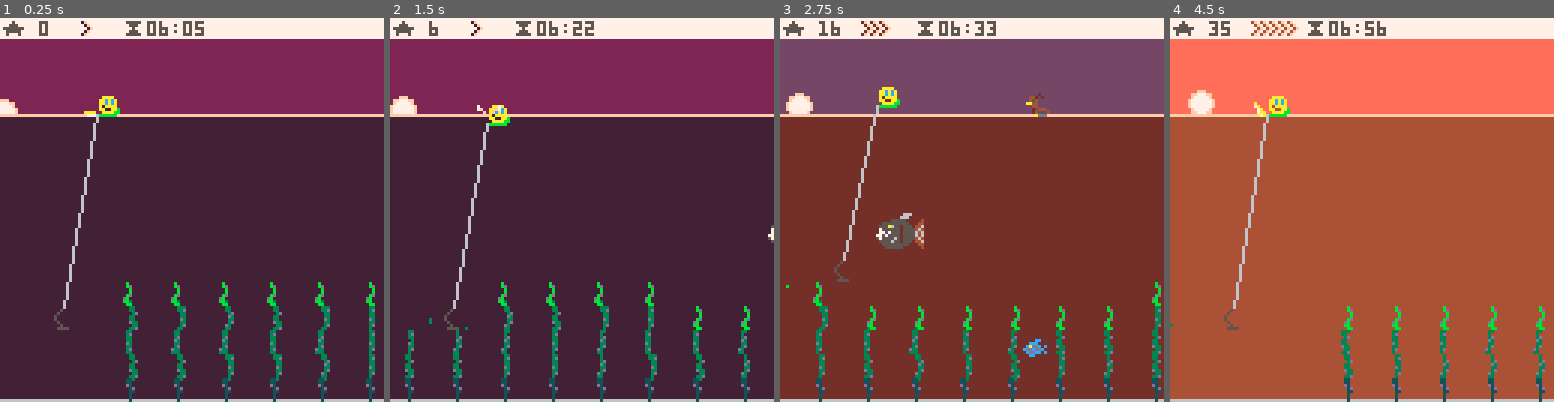
Above: before the commit, frames 1-4 (left to right).
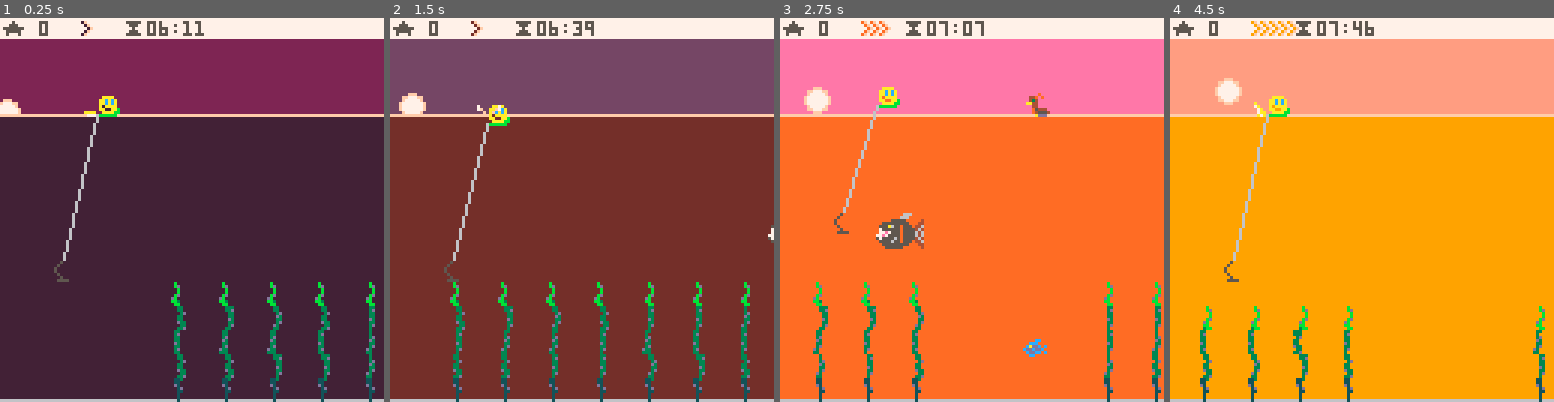
Above: after the commit, the same moments.

Repository: broquaint/pico8-carts
Game: PICO-8 cartridge eggjam18.p8
Two runs of this game, one before a commit and one after it. Both use one fixed random seed, a clock stepped at 60 frames per second and the inputs below.
Inputs:
- Up to frame 1 (0.25 s): no input
- Up to frame 2 (1.5 s): tap X (X key) at 0.33, 1.07 s; tap O (Z key) at 0.7 s
- Up to frame 3 (2.75 s): hold Right 1.6-2.1 s; tap O (Z key) at 1.7, 2.1, 2.5 s; tap X (X key) at 1.85 s; hold Up 2.15-2.42 s; hold Right from 2.47 s (still down)
- Up to frame 4 (4.5 s): tap O (Z key) every 0.4 s from 2.9 to 4.1 s; tap X (X key) at 2.97, 4.08 s; release Right at 3.03 s; hold Left 3.08-3.58 s; hold Down 3.63-3.97 s; hold Right from 4.02 s (still down)

The runs differ from the first frame. In frame 1, 2.0% of the frame differs, in the area x 0-98%, y 0-100%; in frame 2, 91%; in frame 3, 91%; in frame 4, 93%, in the area x 0-100%, y 0-100%.

Commit message:
Make lake bed more interesting
Now instead of just gathering all seaweed there's also sprouting
seaweed which can/should be avoided.

Diff:
--- a/eggjam18.p8
+++ b/eggjam18.p8
@@ -32,6 +32,76 @@
 SEAWEED_SPROUT = 'sprout'
 
 lakebed = {}
+function init_lakebed()
+      function make_sw_sprite(sw_x,s)
+      return {x=sw_x,sprite=s}
+   end
+   if #lakebed > 0 then
+      debug('regrowing lakebed e.g ',lakebed[1])
+      for sw in all(lakebed) do
+         -- Unpicked seaweed grows
+         if sw.status == SEAWEED__FRESH then
+            sw.sprites[#sw.sprites] = make_sw_sprite(sw.x, rnd({17,18,19}))
+            sw.height = min(7, sw.height+1)
+            add(sw.sprites, make_sw_sprite(sw.x, 16))
+            -- Add the tip back to picked seaweed
+         elseif sw.status == SEAWEED_PICKED then
+            sw.height = min(7, sw.height+1)
+            sw.sprites[#sw.sprites] = make_sw_sprite(sw.x, 16)
+            sw.status = SEAWEED__FRESH
+         -- Pruned seaweed gets a new shoot
+         elseif sw.status == SEAWEED_PRUNED then
+            sw.height+=1
+            sw.sprites[sw.height] = make_sw_sprite(sw.x, 32)
+            sw.status = SEAWEED_SPROUT
+         -- Have sprout turn back into a fresh pickable seaweed
+         elseif sw.status == SEAWEED_SPROUT then
+            sw.sprites[sw.height] = make_sw_sprite(sw.x, 16)
+            sw.status = SEAWEED__FRESH
+         -- Won't regrow, a terminal state (for now)
+         elseif sw.status == SEAWEED_ROUTED then
+            sw.height = 1
+            sw.sprites[1] = make_sw_sprite(sw.x, 36)
+            -- sw.status = SEAWEED_PRUNED
+         end
+      end
+   else
+      -- lakebed_seaweed defined in from eggjam18_lakebed
+      for i,t in pairs(lakebed_seaweed) do
+         local sw_x = 48 + (16 * i)
+         local sprites = {make_sw_sprite(sw_x, 20)}
+         for i = 2,(t.height-1) do
+            add(sprites, make_sw_sprite(sw_x, rnd({17,18,19})))
+         end
+         add(sprites, make_sw_sprite(sw_x, t.status == 'fresh' and 16 or 32))
+         local sw = make_obj({
+                   x = sw_x,
+                   height = t.height,
+                   status = t.status,
+                   sprites = sprites,
+         })
+         add(lakebed, sw)
+      end
+   end
+
+   for sw in all(lakebed) do
+      if sw.status != 'empty' then
+         animate_obj(sw, function(obj)
+                        local orig_x = obj.x
+                        while obj.height > 0 do
+                           for i,s in pairs(obj.sprites) do
+                              if s.x > (cam.x-8) and s.x < (cam.x+127) and nth_frame(i*30) and s.sprite != 20 then
+                                 -- This is very boring, but it's fine.
+                                 s.x = s.x != orig_x and orig_x or s.x+(i % 2 == 0 and 1 or -1)
+                              end
+                           end
+                           yield()
+                        end
+            end)
+         end
+   end
+end
+
 function init_day()
    g_anims = {}
    frame_count = 0
@@ -55,7 +125,7 @@
    })
    net = make_obj({
          x = 16,
-         y = WATER_LINE + 64,
+         y = WATER_LINE + 48,
          sprite = 1,
          move_dir = 0,
          speed_x = 0,
@@ -113,7 +183,7 @@
    })
    animate_obj(sun, function(obj)
                   while sun.minute < (60*12) do
-                     if nth_frame(30) then
+                     if nth_frame(15) then
                         sun.minute += (60*12)/128
                         sun.x      += 1
                         if sun.x < 64 then
@@ -126,73 +196,7 @@
                   end
    end)
 
-   function make_sw_sprite(sw_x,s)
-      return {x=sw_x,sprite=s}
-   end
-   if #lakebed > 0 then
-      debug('regrowing lakebed e.g ',lakebed[1])
-      for sw in all(lakebed) do
-         -- Unpicked seaweed grows
-         if sw.status == SEAWEED__FRESH then
-            sw.sprites[#sw.sprites] = make_sw_sprite(sw.x, rnd({17,18,19}))
-            sw.height = min(7, sw.height+1)
-            add(sw.sprites, make_sw_sprite(sw.x, 16))
-            -- Add the tip back to picked seaweed
-         elseif sw.status == SEAWEED_PICKED then
-            sw.height = min(7, sw.height+1)
-            sw.sprites[#sw.sprites] = make_sw_sprite(sw.x, 16)
-            sw.status = SEAWEED__FRESH
-         -- Pruned seaweed gets a new shoot
-         elseif sw.status == SEAWEED_PRUNED then
-            sw.height+=1
-            sw.sprites[sw.height] = make_sw_sprite(sw.x, 32)
-            sw.status = SEAWEED_SPROUT
-         -- Have sprout turn back into a fresh pickable seaweed
-         elseif sw.status == SEAWEED_SPROUT then
-            sw.sprites[sw.height] = make_sw_sprite(sw.x, 16)
-            sw.status = SEAWEED__FRESH
-         -- Won't regrow, a terminal state (for now)
-         elseif sw.status == SEAWEED_ROUTED then
-            sw.height = 1
-            sw.sprites[1] = make_sw_sprite(sw.x, 36)
-            -- sw.status = SEAWEED_PRUNED
-         end
-      end
-   else
-      -- lakebed_seaweed defined in from eggjam18_lakebed
-      for i,t in pairs(lakebed_seaweed) do
-         local sw_x = 32 + (16 * i)
-         local sprites = {make_sw_sprite(sw_x, 20)}
-         for i = 2,(t.height-1) do
-            add(sprites, make_sw_sprite(sw_x, rnd({17,18,19})))
-         end
-         add(sprites, make_sw_sprite(sw_x, 16))
-         local sw = make_obj({
-                   x = sw_x,
-                   height = t.height,
-                   status = t.status,
-                   sprites = sprites,
-         })
-         add(lakebed, sw)
-      end
-   end
-
-   for sw in all(lakebed) do
-      if sw.status != 'empty' then
-         animate_obj(sw, function(obj)
-                        local orig_x = obj.x
-                        while obj.height > 0 do
-                           for i,s in pairs(obj.sprites) do
-                              if s.x > (cam.x-8) and s.x < (cam.x+127) and nth_frame(i*30) and s.sprite != 20 then
-                                 -- This is very boring, but it's fine.
-                                 s.x = s.x != orig_x and orig_x or s.x+(i % 2 == 0 and 1 or -1)
-                              end
-                           end
-                           yield()
-                        end
-            end)
-         end
-   end
+   init_lakebed()
 
    splashes = {}
    gather_particles = {}
@@ -291,7 +295,7 @@
    frame_count += 1
    run_animations()
 
-   if not(sun.minute < (60*4)) then
+   if not(sun.minute < (60*12)) then
       init_day()
    end
 
--- a/eggjam18_lakebed.lua
+++ b/eggjam18_lakebed.lua
@@ -1,134 +1,181 @@
+function fresh_sw(h)
+   return {height=h,status='fresh'}
+end
+function sprout_sw(h)
+   return {height=h,status='sprout'}
+end
+function empty_sw()
+   return {height=0,status='empty'}
+end
+
 lakebed_seaweed = {
-   {height=5,status='fresh'},
-   {height=5,status='fresh'},
-   {height=5,status='fresh'},
-   {height=5,status='fresh'},
-   {height=5,status='fresh'},
-   {height=5,status='fresh'},
-   {height=4,status='fresh'},
-   {height=4,status='fresh'},
-   {height=4,status='fresh'},
-   {height=4,status='fresh'},
-   {height=4,status='fresh'},
-   {height=4,status='fresh'},
-   {height=5,status='fresh'},
-   {height=5,status='fresh'},
-   {height=4,status='fresh'},
-   {height=4,status='fresh'},
-   {height=5,status='fresh'},
-   {height=5,status='fresh'},
-   {height=0,status='empty'},
-   {height=0,status='empty'},
-   {height=0,status='empty'},
-   {height=4,status='fresh'},
-   {height=4,status='fresh'},
-   {height=4,status='fresh'},
-   {height=4,status='fresh'},
-   {height=4,status='fresh'},
-   {height=4,status='fresh'},
-   {height=3,status='fresh'},
-   {height=3,status='fresh'},
-   {height=4,status='fresh'},
-   {height=4,status='fresh'},
-   {height=3,status='fresh'},
-   {height=3,status='fresh'},
-   {height=0,status='empty'},
-   {height=0,status='empty'},
-   {height=0,status='empty'},
-   {height=5,status='fresh'},
-   {height=5,status='fresh'},
-   {height=4,status='fresh'},
-   {height=4,status='fresh'},
-   {height=5,status='fresh'},
-   {height=5,status='fresh'},
-   {height=4,status='fresh'},
-   {height=4,status='fresh'},
-   {height=5,status='fresh'},
-   {height=5,status='fresh'},
-   {height=4,status='fresh'},
-   {height=4,status='fresh'},
-   {height=3,status='fresh'},
-   {height=3,status='fresh'},
-   {height=2,status='fresh'},
-   {height=2,status='fresh'},
-   {height=3,status='fresh'},
-   {height=3,status='fresh'},
-   {height=3,status='fresh'},
-   {height=2,status='fresh'},
-   {height=2,status='fresh'},
-   {height=2,status='fresh'},
-   {height=2,status='fresh'},
-   {height=3,status='fresh'},
-   {height=0,status='empty'},
-   {height=0,status='empty'},
-   {height=0,status='empty'},
-   {height=2,status='fresh'},
-   {height=3,status='fresh'},
-   {height=4,status='fresh'},
-   {height=5,status='fresh'},
-   {height=5,status='fresh'},
-   {height=5,status='fresh'},
-   {height=4,status='fresh'},
-   {height=3,status='fresh'},
-   {height=2,status='fresh'},
-   {height=0,status='empty'},
-   {height=0,status='empty'},
-   {height=3,status='fresh'},
-   {height=3,status='fresh'},
-   {height=3,status='fresh'},
-   {height=4,status='fresh'},
-   {height=4,status='fresh'},
-   {height=5,status='fresh'},
-   {height=5,status='fresh'},
-   {height=0,status='empty'},
-   {height=2,status='fresh'},
-   {height=2,status='fresh'},
-   {height=0,status='empty'},
-   {height=0,status='empty'},
-   {height=4,status='fresh'},
-   {height=5,status='fresh'},
-   {height=0,status='empty'},
-   {height=4,status='fresh'},
-   {height=5,status='fresh'},
-   {height=0,status='empty'},
-   {height=4,status='fresh'},
-   {height=5,status='fresh'},
-   {height=5,status='fresh'},
-   {height=5,status='fresh'},
-   {height=0,status='empty'},
-   {height=0,status='empty'},
-   {height=0,status='empty'},
-   {height=2,status='fresh'},
-   {height=2,status='fresh'},
-   {height=3,status='fresh'},
-   {height=3,status='fresh'},
-   {height=4,status='fresh'},
-   {height=5,status='fresh'},
-   {height=6,status='fresh'},
-   {height=5,status='fresh'},
-   {height=4,status='fresh'},
-   {height=3,status='fresh'},
-   {height=3,status='fresh'},
-   {height=2,status='fresh'},
-   {height=2,status='fresh'},
-   {height=0,status='empty'},
-   {height=0,status='empty'},
-   {height=0,status='empty'},
-   {height=2,status='fresh'},
-   {height=3,status='fresh'},
-   {height=2,status='fresh'},
-   {height=3,status='fresh'},
-   {height=2,status='fresh'},
-   {height=3,status='fresh'},
-   {height=2,status='fresh'},
-   {height=4,status='fresh'},
-   {height=4,status='fresh'},
-   {height=2,status='fresh'},
-   {height=2,status='fresh'},
-   {height=3,status='fresh'},
-   {height=4,status='fresh'},
-   {height=0,status='empty'},
-   {height=0,status='empty'},
+   fresh_sw(5),
+   fresh_sw(5),
+   fresh_sw(5),
+   fresh_sw(5),
+   fresh_sw(5),
+   fresh_sw(5),
+   fresh_sw(5),
+
+   empty_sw(), empty_sw(), empty_sw(),
+
+   fresh_sw(5),
+   fresh_sw(5),
+   fresh_sw(5),
+   fresh_sw(5),
+   fresh_sw(5),
+   fresh_sw(5),
+   fresh_sw(4),
+   fresh_sw(4),
+   fresh_sw(4),
+   fresh_sw(4),
+   fresh_sw(4),
+
+   empty_sw(), empty_sw(), empty_sw(),
+
+   fresh_sw(4),
+   fresh_sw(4),
+   fresh_sw(4),
+   fresh_sw(5),
+   fresh_sw(5),
+   fresh_sw(5),
+   fresh_sw(4),
+   fresh_sw(4),
+   fresh_sw(4),
+   fresh_sw(3),
+   fresh_sw(3),
+   fresh_sw(3),
+
+   empty_sw(), empty_sw(), empty_sw(), empty_sw(),
+
+   sprout_sw(4),
+   sprout_sw(4),
+   sprout_sw(4),
+   sprout_sw(4),
+   sprout_sw(4),
+
+   empty_sw(),
+
+   sprout_sw(3),
+   sprout_sw(3),
+   sprout_sw(3),
+   sprout_sw(3),
+   sprout_sw(3),
+
+   empty_sw(), empty_sw(), empty_sw(),
+
+   fresh_sw(4),
+   fresh_sw(4),
+   fresh_sw(4),
+   sprout_sw(3),
+   sprout_sw(3),
+   sprout_sw(3),
+   fresh_sw(4),
+   fresh_sw(4),
+   fresh_sw(4),
+   empty_sw(),
+   sprout_sw(5),
+   sprout_sw(5),
+   sprout_sw(5),
+
+   empty_sw(), empty_sw(), empty_sw(),
+
+   fresh_sw(4),
+   fresh_sw(4),
+   fresh_sw(5),
+   fresh_sw(5),
+   fresh_sw(4),
+   fresh_sw(4),
+   fresh_sw(3),
+   fresh_sw(3),
+   sprout_sw(2),
+   sprout_sw(2),
+   fresh_sw(3),
+   fresh_sw(3),
+   fresh_sw(4),
+   fresh_sw(4),
+
+   empty_sw(), empty_sw(), empty_sw(),
+
+   fresh_sw(2),
+   fresh_sw(3),
+   fresh_sw(4),
+   fresh_sw(5),
+   fresh_sw(5),
+   fresh_sw(5),
+   sprout_sw(4),
+   sprout_sw(3),
+   sprout_sw(2),
+
+   empty_sw(), empty_sw(),
+
+   sprout_sw(2),
+   sprout_sw(3),
+   sprout_sw(4),
+   sprout_sw(5),
+   fresh_sw(5),
+   fresh_sw(5),
+   fresh_sw(4),
+   fresh_sw(4),
+
+   empty_sw(), empty_sw(),
+
+   fresh_sw(2),
+   fresh_sw(3),
+   empty_sw(),
+   empty_sw(),
+   fresh_sw(3),
+   fresh_sw(4),
+   fresh_sw(5),
+   empty_sw(),
+   sprout_sw(2),
+   sprout_sw(2),
+   sprout_sw(2),
+   sprout_sw(2),
+
+   empty_sw(),empty_sw(),empty_sw(),
+
+   fresh_sw(4),
+   fresh_sw(5),
+   empty_sw(),
+   fresh_sw(4),
+   fresh_sw(5),
+   fresh_sw(5),
+   fresh_sw(5),
+   empty_sw(),
+   empty_sw(),
+   empty_sw(),
+   fresh_sw(2),
+   fresh_sw(2),
+   fresh_sw(3),
+   fresh_sw(3),
+   fresh_sw(4),
+   fresh_sw(5),
+   fresh_sw(6),
+   fresh_sw(5),
+   fresh_sw(4),
+   fresh_sw(3),
+   fresh_sw(3),
+   fresh_sw(2),
+   fresh_sw(2),
+   empty_sw(),
+   empty_sw(),
+   empty_sw(),
+   fresh_sw(2),
+   fresh_sw(3),
+   fresh_sw(2),
+   fresh_sw(3),
+   fresh_sw(2),
+   fresh_sw(3),
+   fresh_sw(2),
+   fresh_sw(4),
+   fresh_sw(4),
+   fresh_sw(2),
+   fresh_sw(2),
+   fresh_sw(3),
+   fresh_sw(4),
+   empty_sw(),
+   empty_sw(),
 }
 
 lakebed_seaweed_v1 = {
